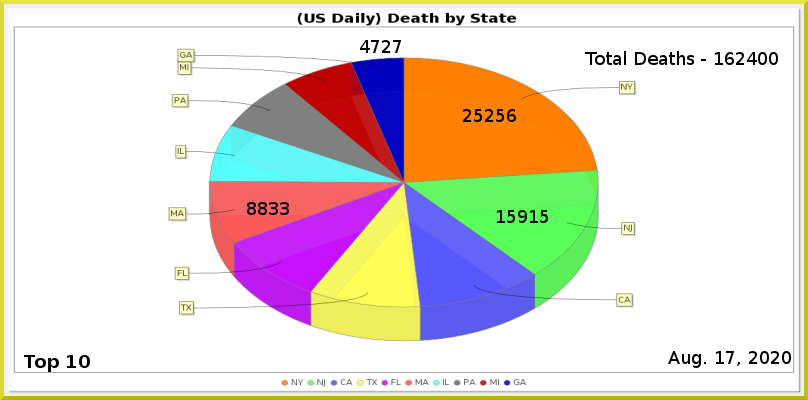
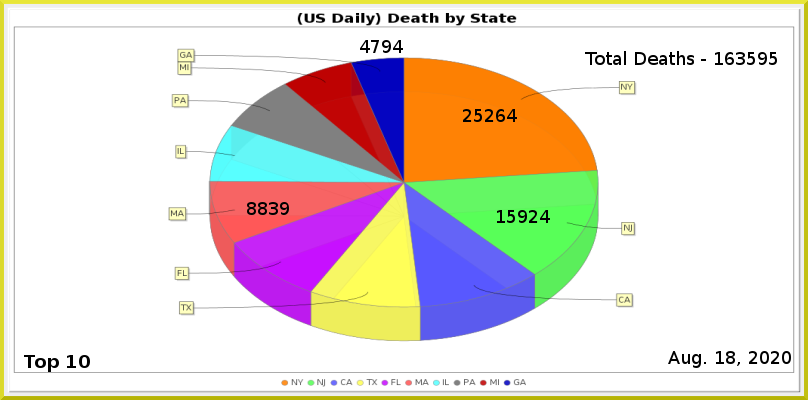
Comparing the layer stacks of the two 808x400 images. Changes:
painted on "Least" over [382, 40, 403, 53]
painted on "MA" over [280, 202, 289, 215]
painted on "NJ" over [529, 210, 550, 223]
painted on "NY" over [496, 109, 517, 122]
renamed "Total Deaths - 162400" to "Total Deaths - 163595", painted on it over [736, 52, 778, 65]
painted on "Current Date" over [726, 351, 735, 364]
